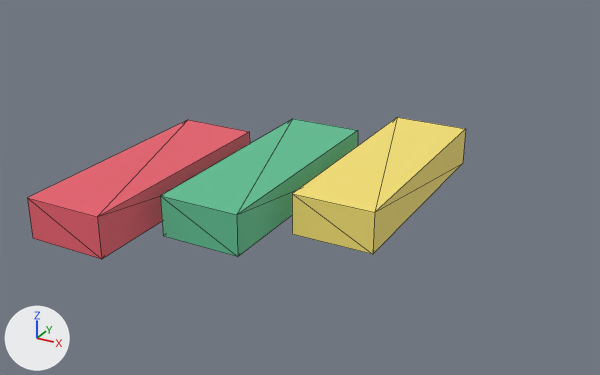
What one commit did to the glTF model assets/models/efecto_confeti/modelo.glb.
Before and after are seen from a 50 mm camera at (0.0196, -0.0325, 0.0161) aimed at (0.0014, 0.0007, -0.0004). Arrows for +X, +Y and +Z are at lower left; the lights stay in place. The older version comes first. Mesh edges are drawn as thin lines. Vertices at exactly the same position are counted once.

Names of what the first picture shows: 'confeti'.
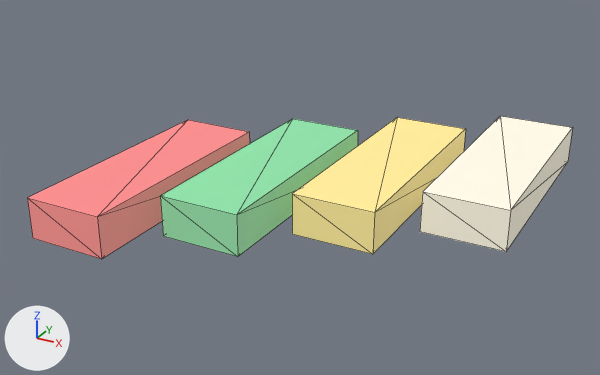
What differs and where, as boxes [x1, y1, x2, y2] in the pictures (600 x 375 px):
'confeti', recoloured, surface changed, reshaped (24% wider)
    before: [27, 117, 466, 259]
    after: [27, 116, 573, 259]
part 1 of me_confeti, added
    after: [420, 116, 573, 252]
part 2 of me_confeti, recoloured
    both: [27, 117, 466, 259]

Edits to the bpy script that builds the scene:
```text
Change mat_vertexcolor:
    where n0 = _N.new('ShaderNodeBsdfPrincipled'); n0.name = 'Principled BSDF'
    add n0.inputs[27].default_value = (0.1, 0.09, 0.06, 1.0)  # 'Emission Color', brown #595545
    add n0.inputs[28].default_value = 1.0  # 'Emission Strength'
Change me_confeti:
    used by ob_confeti; location = (0.0, 0.0, 0.0)
    remove me_confeti.from_pydata(...)  # 24 vertices, 36 faces; spans x -0.007..0.007, y -0.009..0.009, z -0.001..0.001
    add me_confeti.from_pydata(...)  # 32 vertices, 48 faces; spans x -0.007..0.012, y -0.009..0.012, z -0.001..0.001
    me_confeti part 1: a new loose piece, a box spanning x 0.008..0.012, y 0.0..0.012, z -0.001..0.001, in mat_vertexcolor
    me_confeti part 2: 36 kept faces spanning x -0.007..0.007, y -0.009..0.009, z -0.001..0.001 get new vertex colours
```
